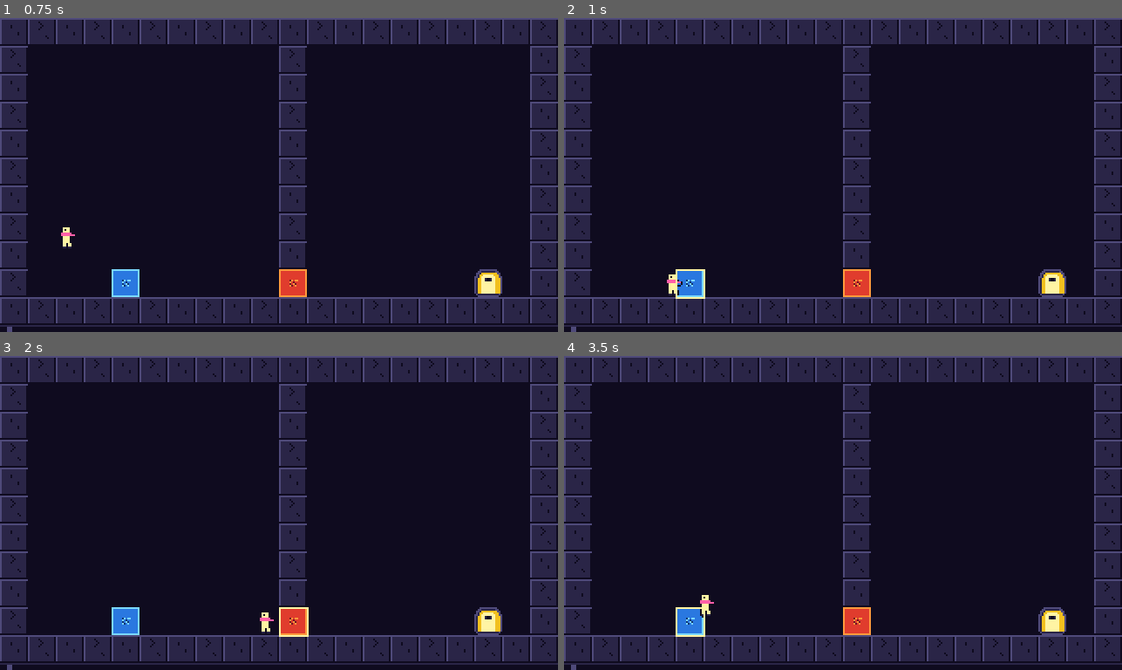
Above: before the commit, frames 1-4 (two rows, left to right).
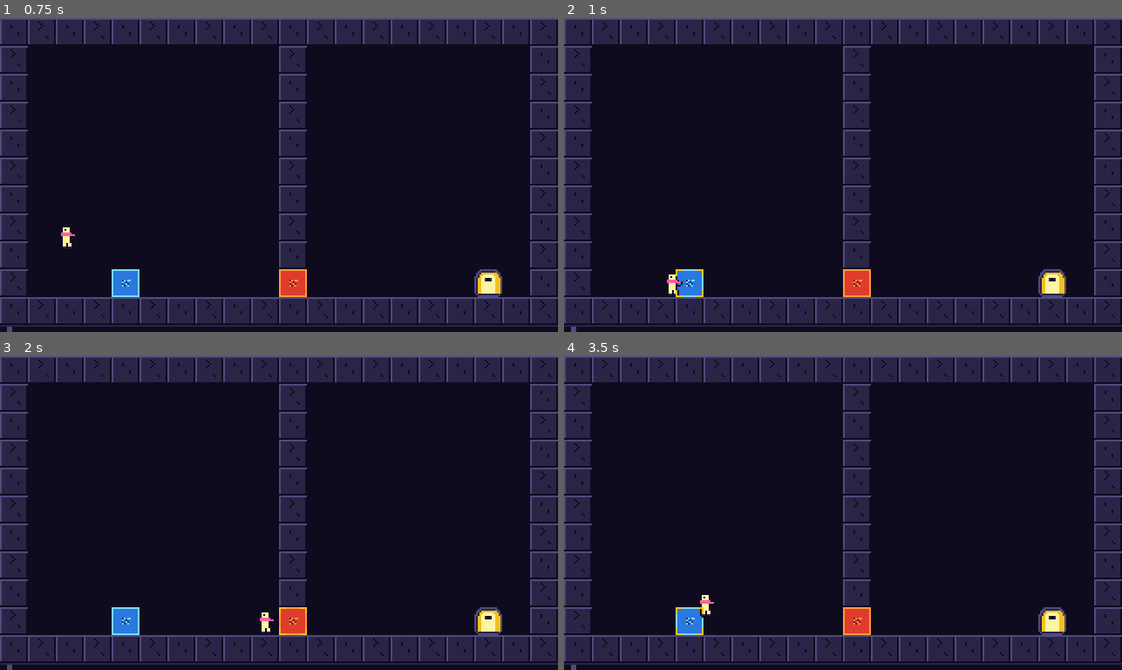
Above: after the commit, the same moments.

Repository: harshithGowda735/pixel-within
Game: Godot game, scene res://scenes/main.tscn
Two runs of this game, one before a commit and one after it. Both use one fixed random seed, a clock stepped at 60 frames per second and the inputs below.
Inputs:
- Up to frame 1 (0.75 s): tap Enter (ui_accept) at 0.5 s; hold D (move_right) from 0.53 s (still down); tap Z (dive) at 0.6 s
- Up to frame 2 (1 s): keep holding D (move_right); tap Space (jump) at 0.77 s; tap X (paint) at 0.8 s
- Up to frame 3 (2 s): keep holding D (move_right); tap X (paint) at 1.35 s; tap Space (jump) at 1.52 s; tap C (surface) at 1.55 s
- Up to frame 4 (3.5 s): release D (move_right) at 2.03 s; hold A (move_left) 2.03-2.78 s; tap C (surface) at 2.1 s; tap Z (dive) at 2.3, 2.85 s; hold D (move_right) from 2.78 s (still down); tap Space (jump) at 3.02 s; tap X (paint) at 3.05 s

Frame 1 is identical in both runs. In frame 2, 0.1% of the frame differs, in the area x 20-26%, y 80-90%; in frame 3, 0.1%; in frame 4, 0.1%.

Commit message:
fix: finalize M3 palette and state compliance

Diff:
--- a/autoload/game.gd
+++ b/autoload/game.gd
@@ -22,6 +22,9 @@
 
 # Active world key
 var current_world_key: String = ""
+
+# Guard against re-entrant world swaps
+var is_swapping: bool = false
 
 const DIVEABLE_TILES: Array[String] = ["R", "B", "G", "Y"]
 const MAX_DIVE_DEPTH := 3
@@ -68,6 +71,9 @@
 
 # Dive into chroma pixel at cell (Vector2i)
 func dive(cell: Vector2i) -> bool:
+	if is_swapping:
+		return false
+
 	var cur_world := get_current_world()
 	if cur_world.is_empty():
 		return false
@@ -117,12 +123,14 @@
 	var spawn: Vector2i = child_state.get("player_spawn", Vector2i(1, 9))
 	var spawn_pos := Vector2(spawn.x * 16.0 + 4.0, spawn.y * 16.0 + 4.0)
 
+	is_swapping = true
 	world_swapped.emit(child_state, spawn_pos)
+	is_swapping = false
 	return true
 
 # Surface to parent world
 func surface() -> bool:
-	if stack.is_empty():
+	if is_swapping or stack.is_empty():
 		return false
 
 	var entry: Dictionary = stack.pop_back()
@@ -138,13 +146,15 @@
 
 	# Return player near the dived chroma pixel
 	var return_pos := Vector2(cell.x * 16.0 + 4.0, cell.y * 16.0 + 4.0)
+	is_swapping = true
 	world_swapped.emit(parent_state, return_pos)
+	is_swapping = false
 	return true
 
 # Paint heart with held pigment
 func paint_heart(pigment: String) -> bool:
-	if stack.is_empty():
-		return false # Only possible in child worlds
+	if is_swapping or stack.is_empty():
+		return false # Only possible in child worlds and when not swapping
 
 	if pigment.is_empty() or held.is_empty():
 		return false # Must hold a pigment
--- a/scripts/player.gd
+++ b/scripts/player.gd
@@ -59,6 +59,9 @@
 var nearest_dive_target := Vector2i(-1, -1)
 # Nearest heart target
 var nearest_heart_target := Vector2i(-1, -1)
+
+# Pulsing bracket timer
+var bracket_pulse_timer := 0.0
 
 # Current body pigment color
 var current_pigment := ""
@@ -111,6 +114,8 @@
 	queue_redraw()
 
 func update_physics(delta: float) -> void:
+	bracket_pulse_timer += delta
+
 	if is_dead:
 		death_timer -= delta
 		if death_timer <= 0.0:
@@ -450,15 +455,38 @@
 	if tex != null:
 		draw_texture(tex, Vector2(-1.0, -2.0))
 
-	# Draw visual indicator for nearest dive target if within range (Section 3.2)
+	# Draw pulsing corner-bracket indicator for nearest dive target (Section 3.2)
 	if nearest_dive_target != Vector2i(-1, -1):
-		var target_rect := Rect2(nearest_dive_target.x * 16.0 - position.x, nearest_dive_target.y * 16.0 - position.y, 16.0, 16.0)
-		draw_rect(target_rect, Palette.SPARK_LIGHT, false, 1.0)
-
-	# Draw visual indicator for heart if within range
+		var is_bright := fmod(bracket_pulse_timer, 0.4) < 0.2
+		var dive_color := Palette.SPARK_LIGHT if is_bright else Palette.SPARK_MID
+		_draw_corner_brackets(nearest_dive_target, dive_color)
+
+	# Draw pulsing corner-bracket indicator for heart if within range
 	if nearest_heart_target != Vector2i(-1, -1):
-		var heart_rect := Rect2(nearest_heart_target.x * 16.0 - position.x, nearest_heart_target.y * 16.0 - position.y, 16.0, 16.0)
-		draw_rect(heart_rect, Palette.PINK, false, 1.0)
+		var is_bright := fmod(bracket_pulse_timer, 0.4) < 0.2
+		var heart_color := Palette.PINK if is_bright else Palette.LAVA_LIGHT
+		_draw_corner_brackets(nearest_heart_target, heart_color)
+
+func _draw_corner_brackets(tile_pos: Vector2i, color: Color) -> void:
+	var rx := tile_pos.x * 16.0 - position.x
+	var ry := tile_pos.y * 16.0 - position.y
+	var b_len := 4.0
+
+	# Top-left corner
+	draw_rect(Rect2(rx, ry, b_len, 1.0), color)
+	draw_rect(Rect2(rx, ry, 1.0, b_len), color)
+
+	# Top-right corner
+	draw_rect(Rect2(rx + 16.0 - b_len, ry, b_len, 1.0), color)
+	draw_rect(Rect2(rx + 15.0, ry, 1.0, b_len), color)
+
+	# Bottom-left corner
+	draw_rect(Rect2(rx, ry + 15.0, b_len, 1.0), color)
+	draw_rect(Rect2(rx, ry + 16.0 - b_len, 1.0, b_len), color)
+
+	# Bottom-right corner
+	draw_rect(Rect2(rx + 16.0 - b_len, ry + 15.0, b_len, 1.0), color)
+	draw_rect(Rect2(rx + 15.0, ry + 16.0 - b_len, 1.0, b_len), color)
 
 # Input helpers
 func get_horizontal_input() -> float:
--- /dev/null
+++ b/tests/simulate_level1_playthrough.gd
@@ -0,0 +1,154 @@
+extends SceneTree
+
+# Complete Level 1 playthrough simulation inside the live scene tree
+const PaletteScript = preload("res://autoload/palette.gd")
+
+var step := 0
+var timer := 0.0
+var main_node: Node2D
+var game_node: Node
+var player_node: Node2D
+
+func _init() -> void:
+	print("==========================================")
+	print("Running Level 1 Full Playthrough Simulation")
+	print("==========================================")
+	change_scene_to_file("res://scenes/main.tscn")
+
+func _process(delta: float) -> bool:
+	if main_node == null or player_node == null:
+		main_node = root.get_node_or_null("Main")
+		game_node = root.get_node_or_null("Game")
+		if main_node != null and "player" in main_node and main_node.player != null:
+			player_node = main_node.player
+		return false
+
+	timer += delta
+
+	match step:
+		0:
+			# Step 0: Initial verification in Canvas Level 1
+			assert(game_node.current_world_key == "canvas_01")
+			assert(game_node.stack.is_empty())
+			print("Step 0: Player spawned at (1, 9) in Canvas Level 1")
+			# Walk right toward Water pixel B at (4, 9)
+			player_node.sim_position.x = 3 * 16.0 + 4.0
+			player_node.update_interaction_targets()
+			assert(player_node.nearest_dive_target == Vector2i(4, 9))
+			print("Step 0: Blue chroma pixel B at (4, 9) highlighted with corner brackets")
+			step = 1
+
+		1:
+			# Step 1: Dive into Blue
+			print("Step 1: Diving (Z) into Blue Chroma Pixel...")
+			var dive_ok: bool = game_node.dive(player_node.nearest_dive_target)
+			assert(dive_ok == true)
+			assert(game_node.current_world_key == "canvas_01/4,9:B")
+			assert(game_node.stack.size() == 1)
+			print("Step 1: Successfully entered Ocean child world (world_blue)")
+			step = 2
+
+		2:
+			# Step 2: Collect Blue Pigment Orb
+			print("Step 2: Moving to Blue Orb 'b'...")
+			# Find orb 'b' in Ocean world
+			var cur_world: Dictionary = game_node.get_current_world()
+			var orb_pos := Vector2i(-1, -1)
+			for pos in cur_world["grid"].keys():
+				if cur_world["grid"][pos] == "b":
+					orb_pos = pos
+					break
+			assert(orb_pos != Vector2i(-1, -1))
+			# Move player onto orb
+			player_node.sim_position = Vector2(orb_pos.x * 16.0 + 4.0, orb_pos.y * 16.0 + 4.0)
+			player_node.check_tile_triggers()
+			assert(game_node.held == "b")
+			assert(player_node.current_pigment == "b")
+			print("Step 2: Collected Blue Orb 'b'! Player body color turned Water Mid")
+			step = 3
+
+		3:
+			# Step 3: Surface back to Canvas
+			print("Step 3: Surfacing (C/Esc) to Canvas...")
+			var surf_ok: bool = game_node.surface()
+			assert(surf_ok == true)
+			assert(game_node.current_world_key == "canvas_01")
+			assert(game_node.stack.is_empty())
+			assert(game_node.held == "b")
+			print("Step 3: Resurfaced near (4, 9) in Canvas Level 1 with held pigment intact")
+			step = 4
+
+		4:
+			# Step 4: Walk toward Lava pixel R at (10, 9)
+			print("Step 4: Approaching Lava Chroma Pixel R at (10, 9)...")
+			player_node.sim_position = Vector2(9 * 16.0 + 4.0, 9 * 16.0 + 4.0)
+			player_node.update_interaction_targets()
+			assert(player_node.nearest_dive_target == Vector2i(10, 9))
+			print("Step 4: Lava pixel at (10, 9) highlighted with corner brackets")
+			step = 5
+
+		5:
+			# Step 5: Dive into Red
+			print("Step 5: Diving (Z) into Lava Chroma Pixel...")
+			var dive_ok2: bool = game_node.dive(player_node.nearest_dive_target)
+			assert(dive_ok2 == true)
+			assert(game_node.current_world_key == "canvas_01/10,9:R")
+			assert(game_node.stack.size() == 1)
+			print("Step 5: Successfully entered Lava Cave child world (world_red)")
+			step = 6
+
+		6:
+			# Step 6: Reach Heart and Paint it Blue
+			print("Step 6: Reaching Heart and painting it Blue (X)...")
+			var red_world: Dictionary = game_node.get_current_world()
+			var heart_pos := Vector2i(-1, -1)
+			for pos in red_world["grid"].keys():
+				if red_world["grid"][pos] == "H":
+					heart_pos = pos
+					break
+			assert(heart_pos != Vector2i(-1, -1))
+			# Move within 24 px of Heart
+			player_node.sim_position = Vector2(heart_pos.x * 16.0 + 4.0, heart_pos.y * 16.0 + 4.0)
+			player_node.update_interaction_targets()
+			assert(player_node.nearest_heart_target == heart_pos)
+			# Paint heart with held blue pigment
+			var paint_ok: bool = game_node.paint_heart(game_node.held)
+			assert(paint_ok == true)
+			assert(game_node.held == "")
+			print("Step 6: Heart painted! Pigment consumed, auto-surfaced to Canvas")
+			step = 7
+
+		7:
+			# Step 7: Confirm parent tile became blue water 'B'
+			print("Step 7: Verifying Canvas tile at (10, 9) has transformed into Water...")
+			assert(game_node.current_world_key == "canvas_01")
+			assert(game_node.stack.is_empty())
+			var canvas_grid: Dictionary = game_node.get_current_world()["grid"]
+			assert(canvas_grid[Vector2i(10, 9)] == "B")
+			print("Step 7: CONFIRMED! Tile at (10, 9) is now 'B' (Water Chroma Pixel)")
+			step = 8
+
+		8:
+			# Step 8: Walk and swim safely through (10, 9) to reach Exit at (17, 9)
+			print("Step 8: Swimming through (10, 9) and reaching Exit Door 'E' at (17, 9)...")
+			var c_grid: Dictionary = game_node.get_current_world()["grid"]
+			player_node.sim_position = Vector2(10 * 16.0 + 4.0, 9 * 16.0 + 4.0)
+			player_node.check_environment()
+			assert(player_node.is_swimming == true)
+			player_node.check_tile_triggers()
+			assert(player_node.is_dead == false) # Did NOT die from lava!
+			print("Step 8: Swam safely through (10, 9) without dying")
+
+			# Move to exit door at (17, 9)
+			player_node.sim_position = Vector2(17 * 16.0 + 4.0, 9 * 16.0 + 4.0)
+			assert(c_grid[Vector2i(17, 9)] == "E")
+			print("Step 8: Reached Exit Door 'E' at (17, 9)!")
+			step = 9
+
+		9:
+			print("\n==========================================")
+			print("LEVEL 1 PLAYTHROUGH FULLY VERIFIED!")
+			print("==========================================")
+			quit(0)
+
+	return false
--- a/tests/test_m3_gamestate.gd
+++ b/tests/test_m3_gamestate.gd
@@ -218,8 +218,73 @@
 	assert(exit_tile == "E")
 	print("PASS: Complete Canvas Level 1 core loop successfully executed end-to-end!")
 
+	# --- Test 15: Interaction Range, Corner Brackets, Empty Stack Surface & Swap Guard ---
+	print("\n[Test 15] Testing Dive Target Range, Empty Surface, and Swap Guards...")
+	# Empty stack surface:
+	assert(game.stack.is_empty())
+	assert(game.surface() == false)
+	print("PASS: Surfacing with empty stack cleanly returns false")
+
+	# Swap guard:
+	game.is_swapping = true
+	assert(game.dive(Vector2i(4, 9)) == false)
+	assert(game.surface() == false)
+	assert(game.paint_heart("b") == false)
+	game.is_swapping = false
+	print("PASS: Re-entrant dive/surface/paint during swap safely rejected")
+
+	# Target selection & range:
+	var canvas_grid: Dictionary = game.get_current_world()["grid"]
+	player.setup(canvas_grid, Vector2i(1, 9)) # At (1, 9), distance to B at (4, 9) is 3 tiles = 48 px (> 24 px)
+	player.update_interaction_targets()
+	assert(player.nearest_dive_target == Vector2i(-1, -1))
+	print("PASS: Chroma tile at 48 px correctly NOT targeted (range > 24 px)")
+
+	# Move player closer: tile (3, 9) center is at (56, 152), tile (4, 9) center is at (72, 152) -> distance is 16 px (< 24 px)
+	player.sim_position = Vector2(3 * 16.0 + 4.0, 9 * 16.0 + 4.0)
+	player.update_interaction_targets()
+	assert(player.nearest_dive_target == Vector2i(4, 9))
+	print("PASS: Nearest chroma tile at 16 px correctly targeted")
+
+	# Verify non-chroma tiles (walls, air, fill) are never targeted
+	canvas_grid[Vector2i(3, 8)] = "W"
+	canvas_grid[Vector2i(3, 7)] = "#"
+	player.update_interaction_targets()
+	assert(player.nearest_dive_target == Vector2i(4, 9)) # Still points only to B
+	print("PASS: Non-chroma tiles (W, #) never selected as dive target")
+
+	# --- Test 16: Child World Death, Stack Integrity, and Re-Dive ---
+	print("\n[Test 16] Testing Child World Death, Stack Validity, and Re-Diving...")
+	# Dive into B
+	assert(game.dive(Vector2i(4, 9)) == true)
+	assert(game.stack.size() == 1)
+	assert(game.current_world_key == "canvas_01/4,9:B")
+	# Collect orb
+	game.collect_pigment("b", Vector2i(10, 5))
+	assert(game.held == "b")
+	assert(game.get_current_world()["grid"][Vector2i(10, 5)] == ".")
+	# Player dies inside child world
+	game.on_player_death()
+	assert(game.held == "")
+	# Orb restored to child world grid!
+	assert(game.get_current_world()["grid"][Vector2i(10, 5)] == "b")
+	# Stack and parent world remain intact!
+	assert(game.stack.size() == 1)
+	assert(game.current_world_key == "canvas_01/4,9:B")
+	assert(game.states.has("canvas_01"))
+	# Surface after death
+	assert(game.surface() == true)
+	assert(game.stack.is_empty())
+	assert(game.current_world_key == "canvas_01")
+	# Dive into the same tile again
+	assert(game.dive(Vector2i(4, 9)) == true)
+	assert(game.current_world_key == "canvas_01/4,9:B")
+	assert(game.get_current_world()["grid"][Vector2i(10, 5)] == "b")
+	game.surface()
+	print("PASS: Death in child world preserves stack, restores orb, and allows re-diving")
+
 	print("\n==========================================")
-	print("ALL 14 MILESTONE M3 GAME STATE TESTS PASSED!")
+	print("ALL 16 MILESTONE M3 GAME STATE TESTS PASSED!")
 	print("==========================================")
 	player.free()
 	game.free()
Not shown, added: tests/simulate_level1_playthrough.gd.uid
